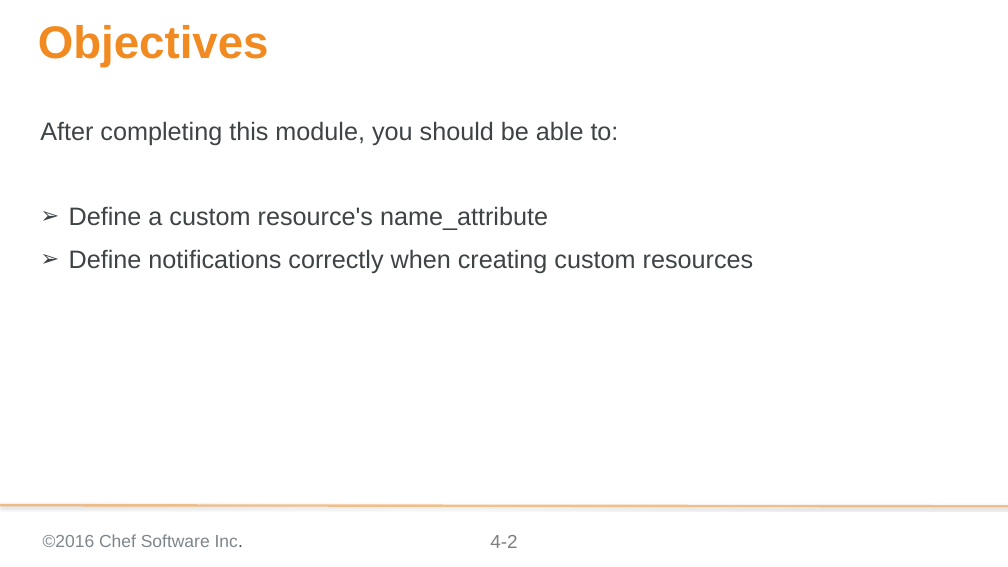
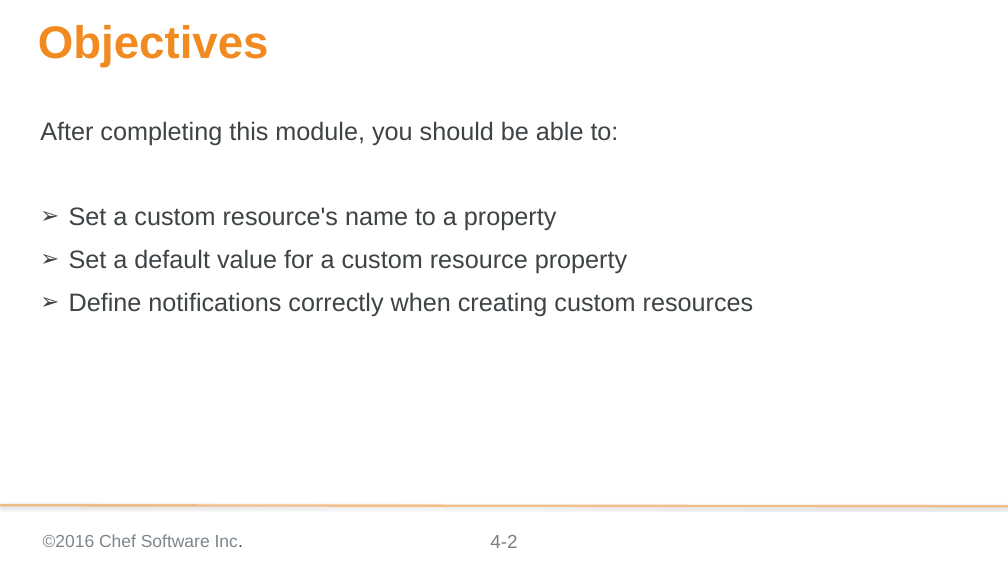
Before and after one commit to chef-training/extending_cookbooks, a slide deck: slide 2 of 04-refactoring_custom_resources.pptx. Drawn at 1008x567 pixels with LibreOffice and Linux fonts; fonts in the diff are those of the drawing; background and template pictures are left out. Boxes give left, top, right and bottom in pixels: in the first picture for what was removed or moved away, otherwise in the second. Text is boxed around its words. In the diff, an @@ line names an element or a change of style, - is before the commit and + after.

```diff
--- a/04-refactoring_custom_resources.pptx
+++ b/04-refactoring_custom_resources.pptx
@@ text at (69, 207, 627, 274): text changed @@
-➢ Define a custom resource's name_attribute
+➢ Set a custom resource's name to a property
+➢ Set a default value for a custom resource property
```
Also in this commit, not shown: 2 other slides changed.
